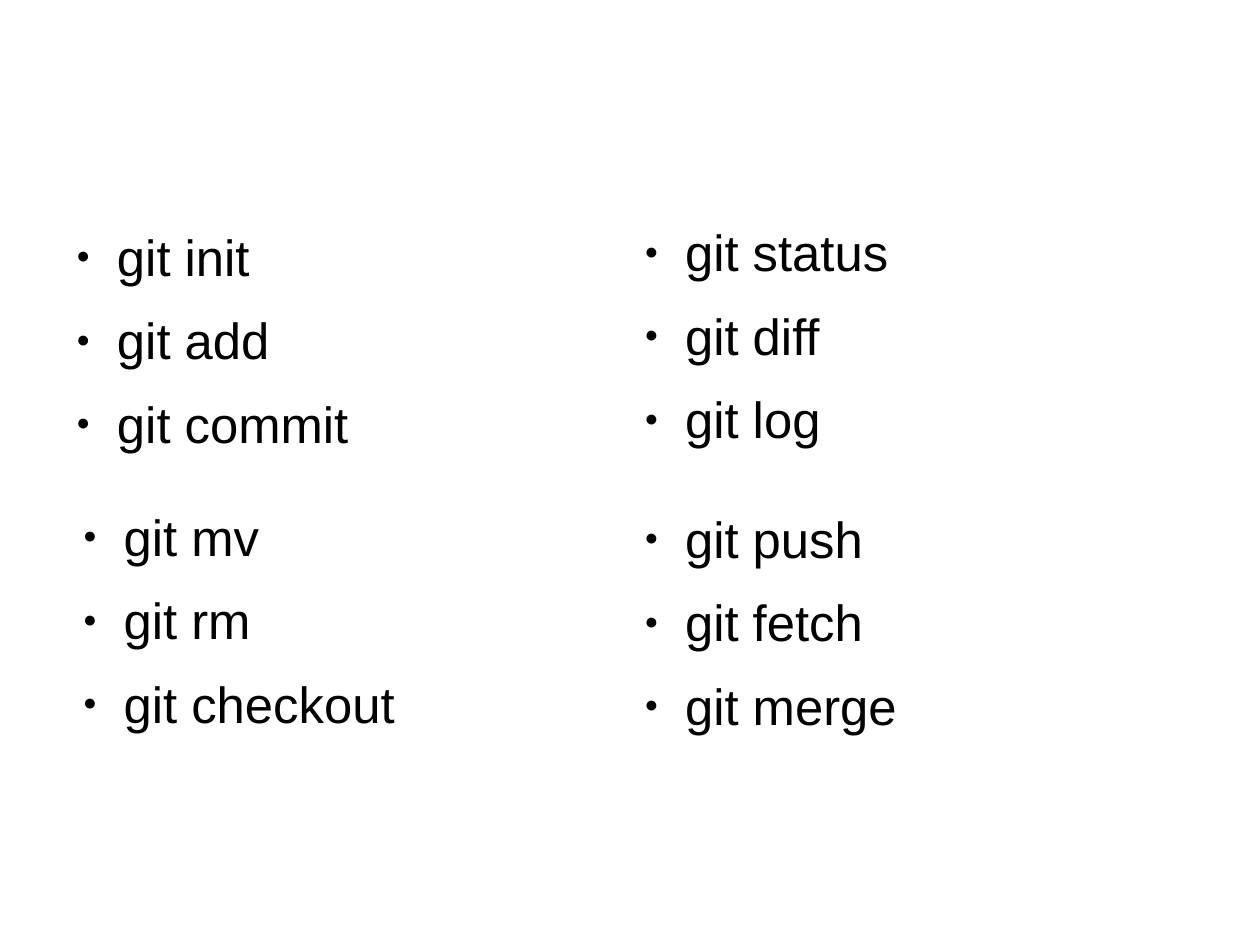
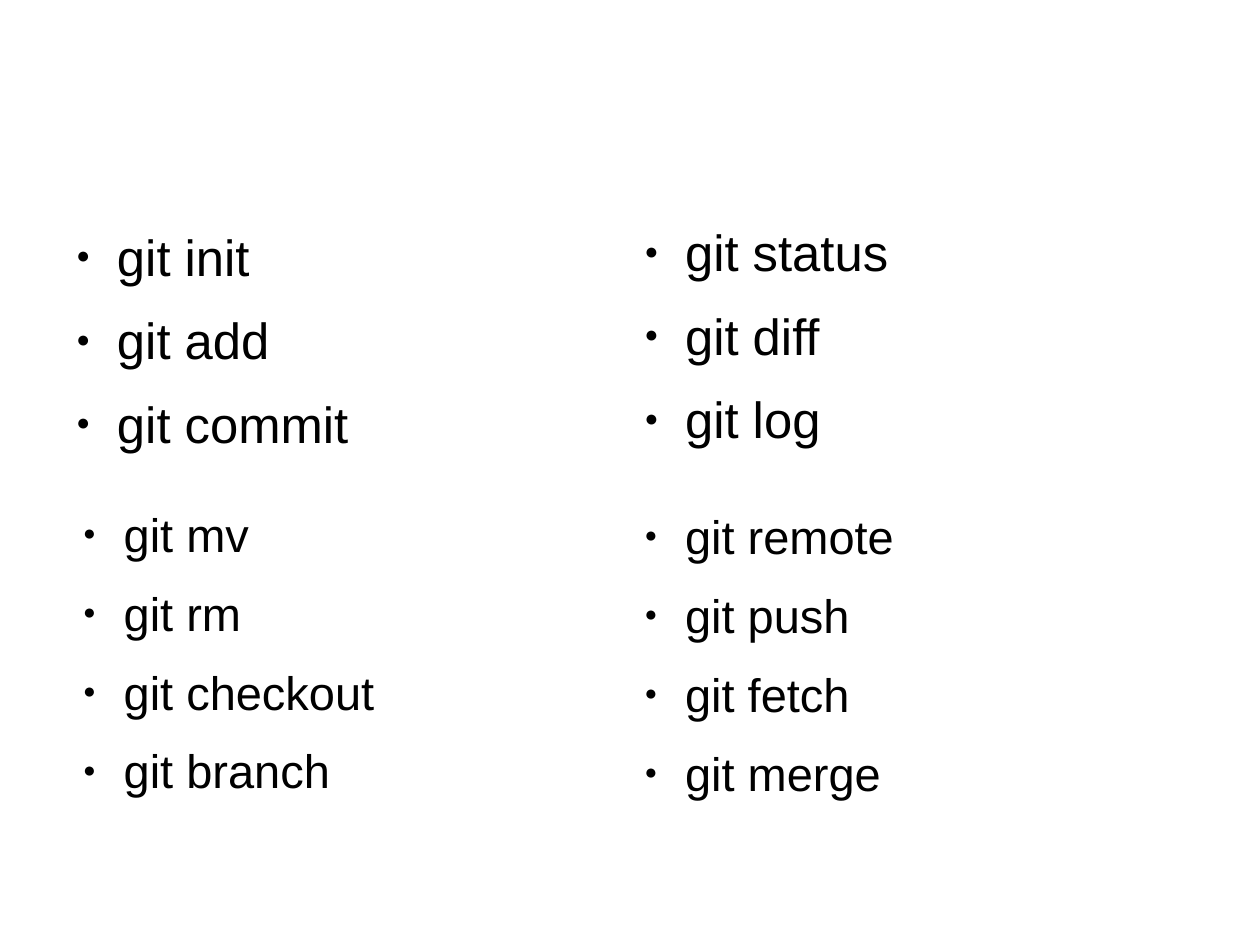
Before and after one commit to decause/hfoss, a slide deck: slide 13 of static/decks/g-b4-gh-txt.odp (slide 9 before the commit). Drawn at 1260x945 pixels with LibreOffice and Linux fonts; fonts in the diff are those of the drawing. Boxes give left, top, right and bottom in pixels: in the first picture for what was removed or moved away, otherwise in the second. Text is boxed around its words. In the diff, an @@ line names an element or a change of style, - is before the commit and + after.

```diff
--- a/static/decks/g-b4-gh-txt.odp
+++ b/static/decks/g-b4-gh-txt.odp
@@ text at (x1=124, y1=518, x2=374, y2=719): size 32 to 29.6 pt in "git mv", "git rm", "git checkout" @@
@@ text at (x1=685, y1=520, x2=894, y2=563): paragraph added @@
+● git remote
@@ text at (x1=685, y1=599, x2=881, y2=799): size 32 to 29.6 pt in "git push", "git fetch", "git merge" @@
@@ text at (x1=124, y1=754, x2=330, y2=797): paragraph added @@
+● git branch
```
Also in this commit, not shown: 2 other slides changed, 4 slides added.
